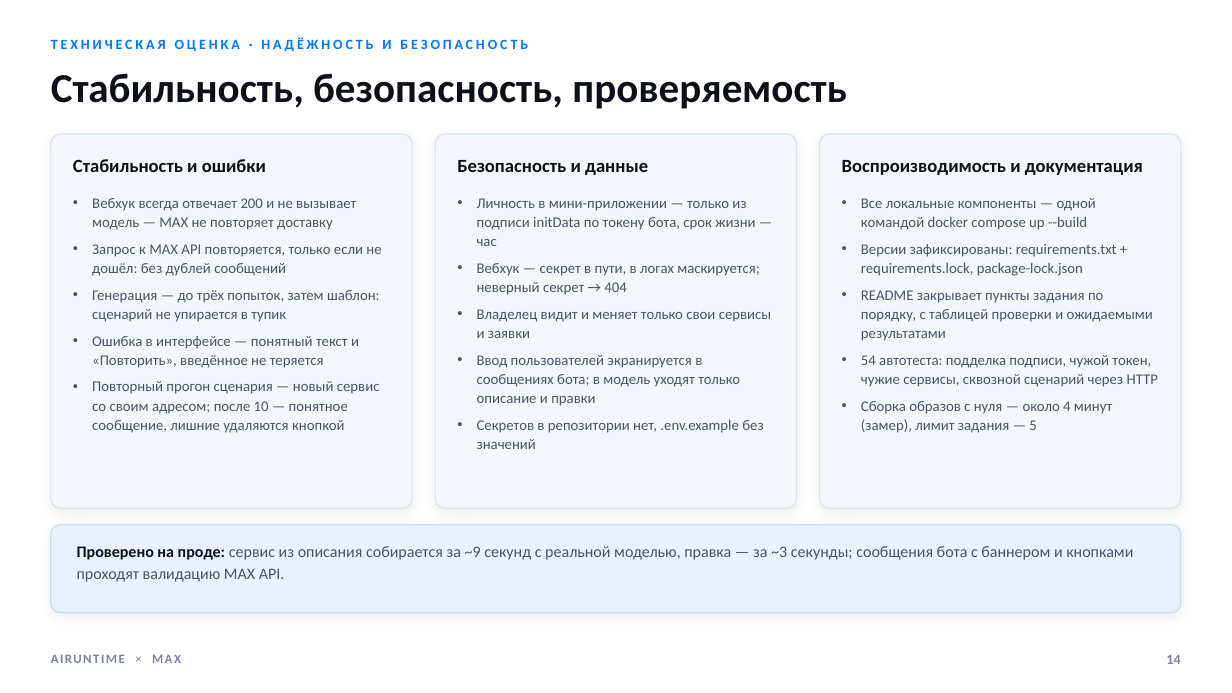
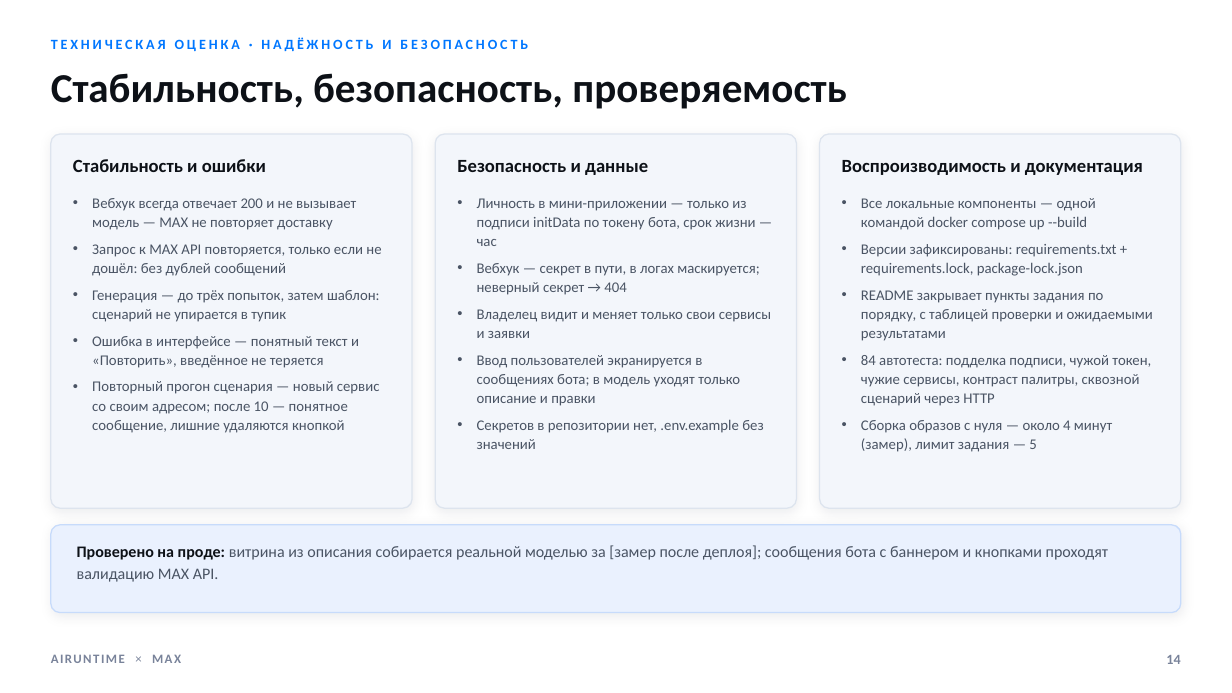
Before and after one commit to airuntime-ru/airuntime, a slide deck: slide 14 of docs/max-presentation/presentation.pptx. Drawn at 1232x693 pixels with LibreOffice and Linux fonts; fonts in the diff are those of the drawing. Boxes give left, top, right and bottom in pixels: in the first picture for what was removed or moved away, otherwise in the second. Text is boxed around its words. In the diff, an @@ line names an element or a change of style, - is before the commit and + after.

```diff
--- a/docs/max-presentation/presentation.pptx
+++ b/docs/max-presentation/presentation.pptx
@@ text at (861,355,1151,406): text changed @@
-• 54 автотеста: подделка подписи, чужой токен, чужие сервисы, сквозной сценарий через HTTP
+• 84 автотеста: подделка подписи, чужой токен, чужие сервисы, контраст палитры, сквозной сценарий через HTTP
@@ text at (77,545,1108,582): text changed @@
-Проверено на проде: сервис из описания собирается за ~9 секунд с реальной моделью, правка — за ~3 секунды; сообщения бота с баннером и кнопками проходят валидацию MAX API.
+Проверено на проде: витрина из описания собирается реальной моделью за [замер после деплоя]; сообщения бота с баннером и кнопками проходят валидацию MAX API.
```
Also in this commit, not shown: 18 other slides changed, 2 slides added, 1 slide removed, 33 other files.
